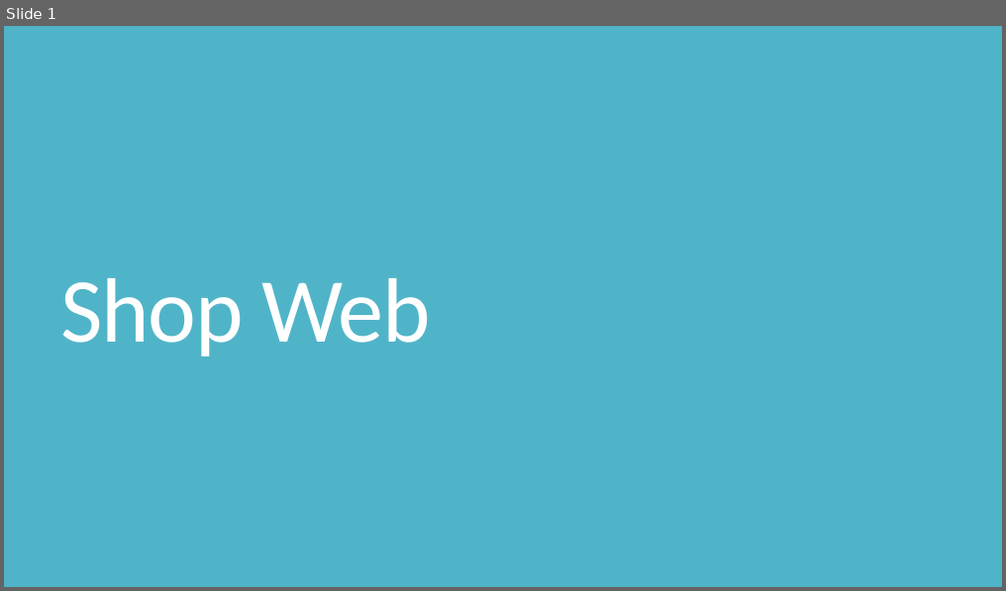
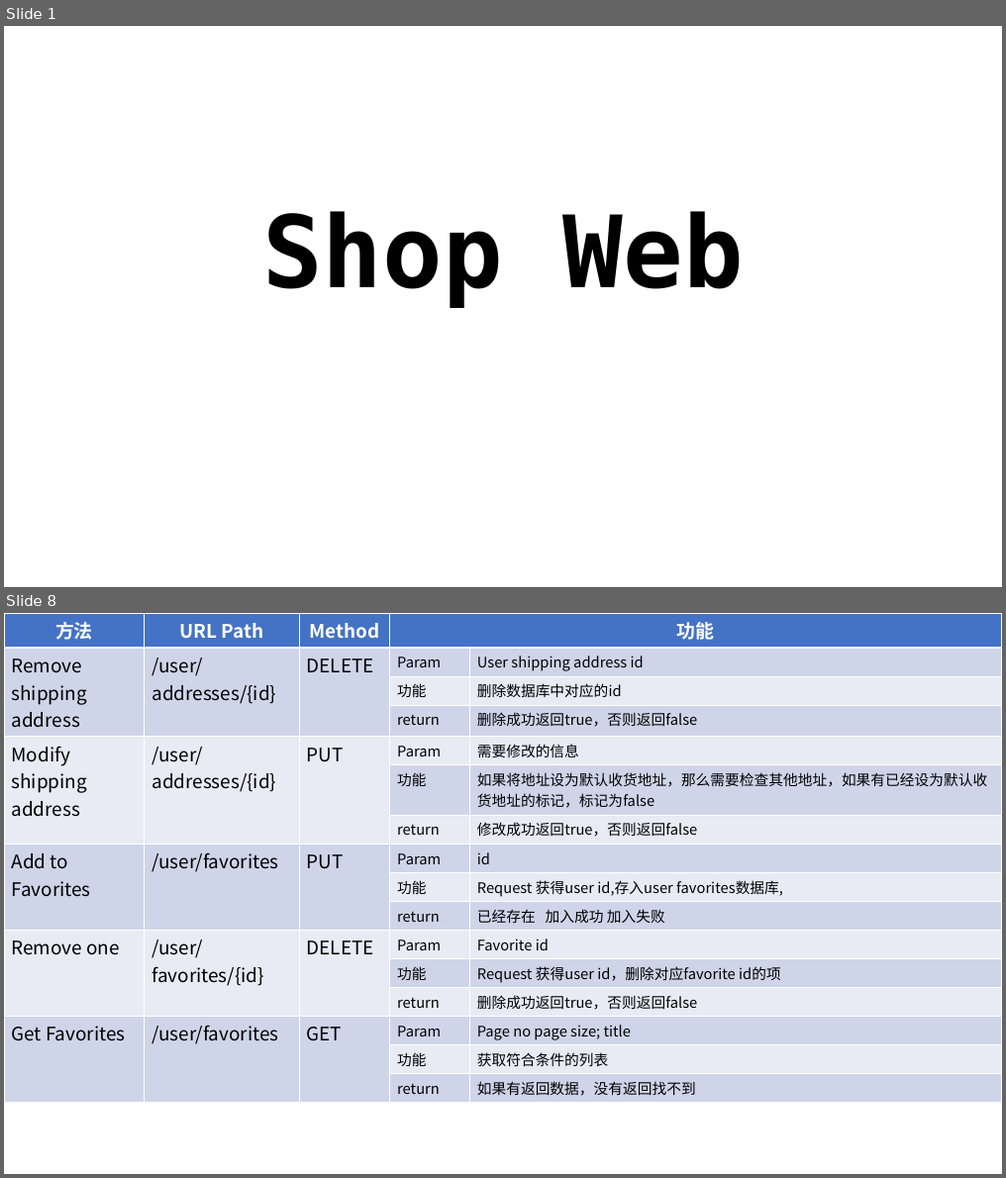
Before and after one commit to n490808114/Java_Shopping_System, a slide deck: Shop Web.pptx. Shown one above the other, each under a label of ours: slide 1 before the commit, slides 1 and 8 after it; the slides between them are not shown. The pictures are 1006x591 and 1006x1178 pixels, drawn with LibreOffice and Linux fonts; fonts in the diff are those of the drawing; background and template pictures are left out. Boxes give left, top, right and bottom in pixels: in the first picture for what was removed or moved away, otherwise in the second. Text is boxed around its words. In the diff, an @@ line names an element or a change of style, - is before the commit and + after.

```diff
--- a/Shop Web.pptx
+++ b/Shop Web.pptx
@@ slide 8 added at box(4, 613, 1002, 1174), background #FFFFFF @@
@@ table added at box(4, 613, 1002, 1100), 16 rows, 5 columns @@
+方法 | URL Path | Method | 功能 | 
+Remove shipping address | /user/addresses/{id} | DELETE | Param | User shipping address id
+ |  |  | 功能 | 删除数据库中对应的id
+ |  |  | return | 删除成功返回true，否则返回false
+Modify shipping address | /user/addresses/{id} | PUT | Param | 需要修改的信息
+ |  |  | 功能 | 如果将地址设为默认收货地址，那么需要检查其他地址，如果有已经设为默认收货地址的标记，标记为false
+ |  |  | return | 修改成功返回true，否则返回false
+Add to Favorites | /user/favorites | PUT | Param | id
+ |  |  | 功能 | Request 获得user id,存入user favorites数据库,
+ |  |  | return | 已经存在 加入成功 加入失败
+Remove one | /user/favorites/{id} | DELETE | Param | Favorite id
+ |  |  | 功能 | Request 获得user id，删除对应favorite id的项
+ |  |  | return | 删除成功返回true，否则返回false
+Get Favorites | /user/favorites | GET | Param | Page no page size; title
+ |  |  | 功能 | 获取符合条件的列表
+ |  |  | return | 如果有返回数据，没有返回找不到
@@ slide 1 changed as well @@
@@ background #50B4C8 to picture (left out) @@
@@ title "Shop Web": place and size @@
-title "Shop Web" at box(60, 278, 431, 357)
+title "Shop Web" at box(262, 211, 744, 308)
@@ title "Shop Web" at box(262, 211, 744, 308): size 88 to 96 pt, font Calibri to DejaVu Sans Mono, text colour #FFFFFF to #000000, letter spacing -1.2 to 0 pt, bold on; alignment left to centre; line spacing 0.8 to 0.9 @@
```
Also in this commit, not shown: 2 other slides changed, 7 other slides added.
